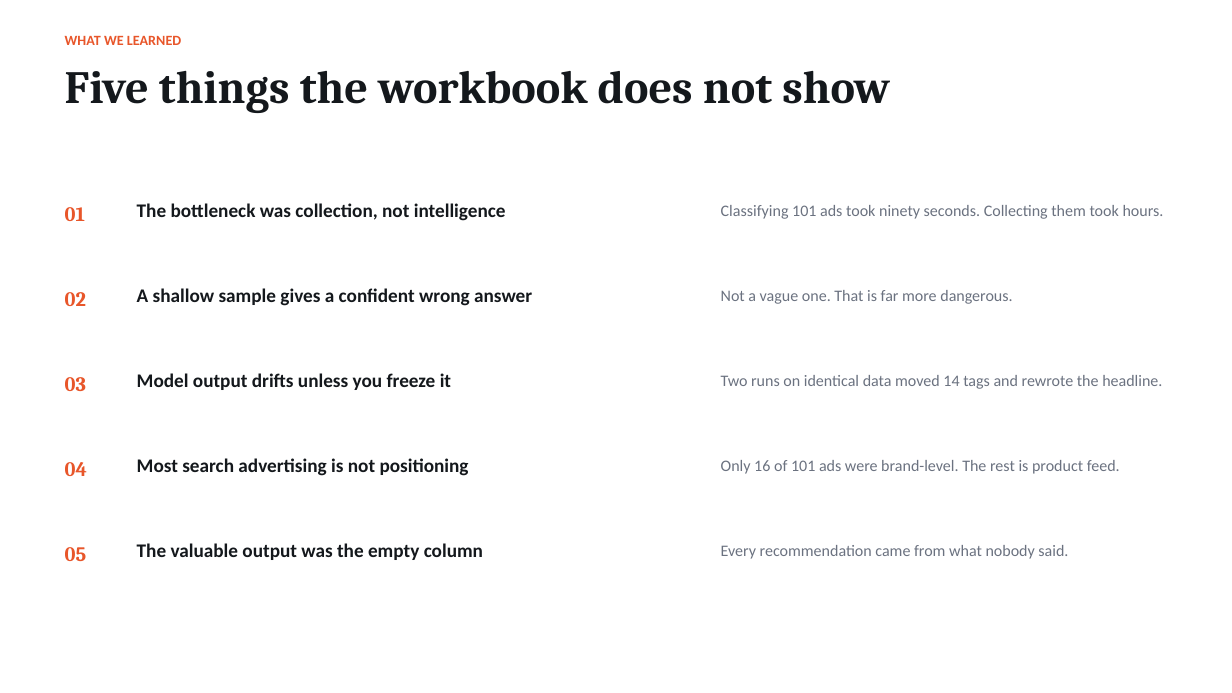
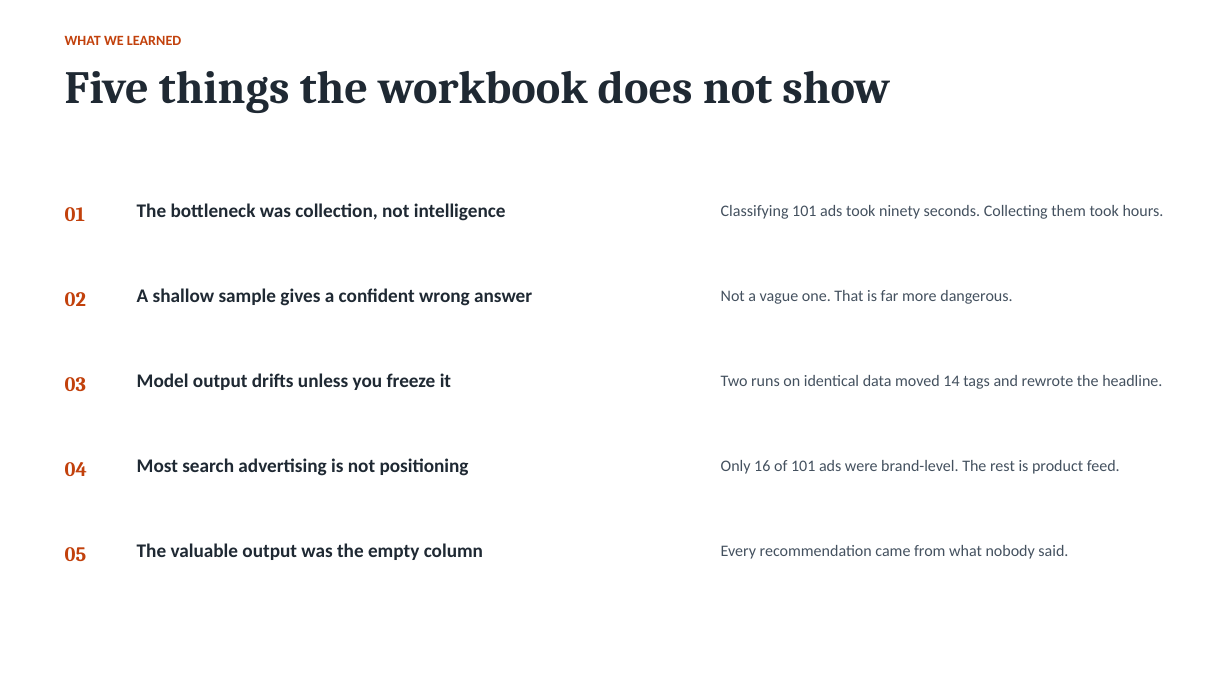
Before and after one commit to spdooley5949/Creative-Teardown-Marketing, a slide deck: slide 9 of output/Dooley_Creative_Teardown_Findings.pptx (slide 8 before the commit). Drawn at 1232x693 pixels with LibreOffice and Linux fonts; fonts in the diff are those of the drawing. Boxes give left, top, right and bottom in pixels: in the first picture for what was removed or moved away, otherwise in the second. Text is boxed around its words. In the diff, an @@ line names an element or a change of style, - is before the commit and + after.

```diff
--- a/output/Dooley_Creative_Teardown_Findings.pptx
+++ b/output/Dooley_Creative_Teardown_Findings.pptx
@@ text colour #14181C to #1F2933 in 6 elements at box(65, 71, 890, 113), box(137, 203, 506, 221), box(137, 288, 532, 306), box(137, 373, 451, 390), box(137, 458, 469, 476), box(137, 543, 483, 560) @@
@@ text colour #E8562A to #C2410C in 6 elements at box(65, 36, 181, 45), box(65, 207, 85, 221), box(65, 292, 86, 306), box(65, 377, 86, 391), box(65, 462, 87, 476), box(65, 547, 87, 561) @@
@@ text colour #6B7280 to #44515F in 5 elements at box(721, 205, 1164, 219), box(721, 290, 1012, 304), box(721, 375, 1162, 389), box(721, 460, 1120, 474), box(721, 545, 1068, 559) @@
```
Also in this commit, not shown: 8 other slides changed, 1 slide added, 1 other file.
